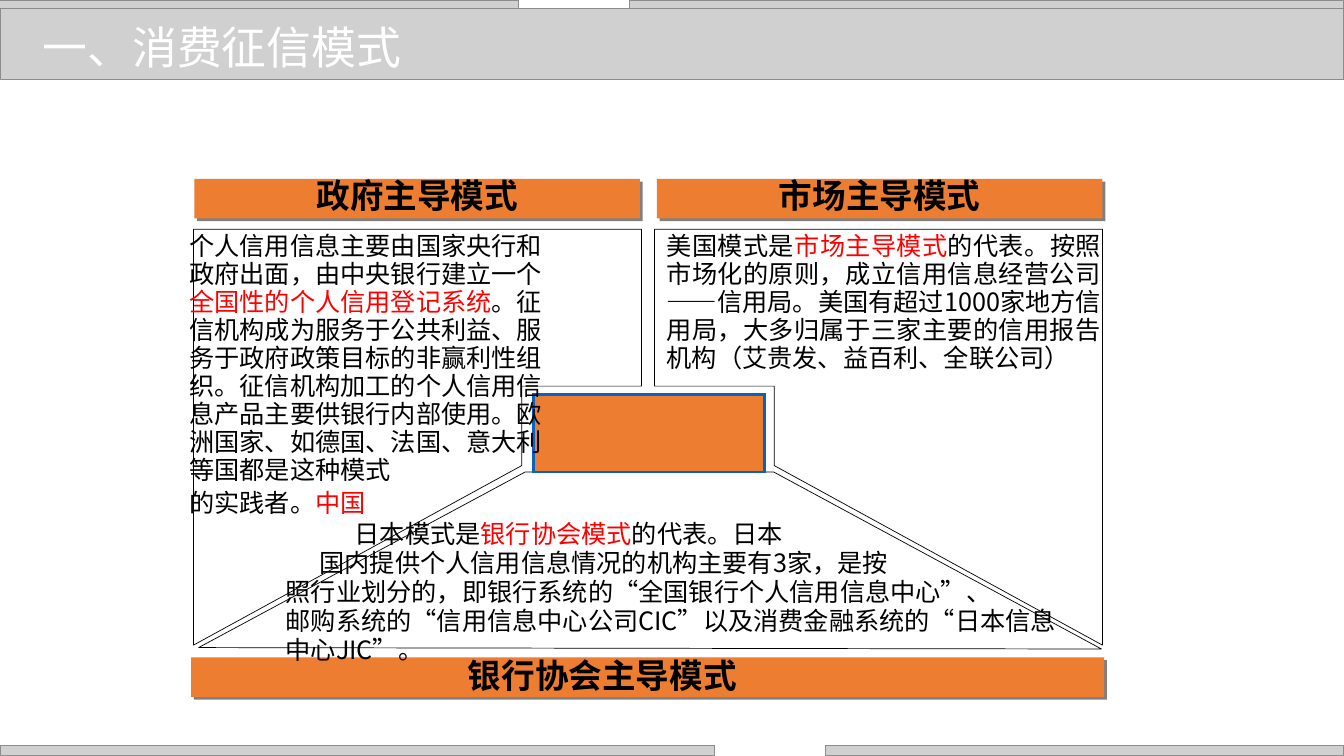
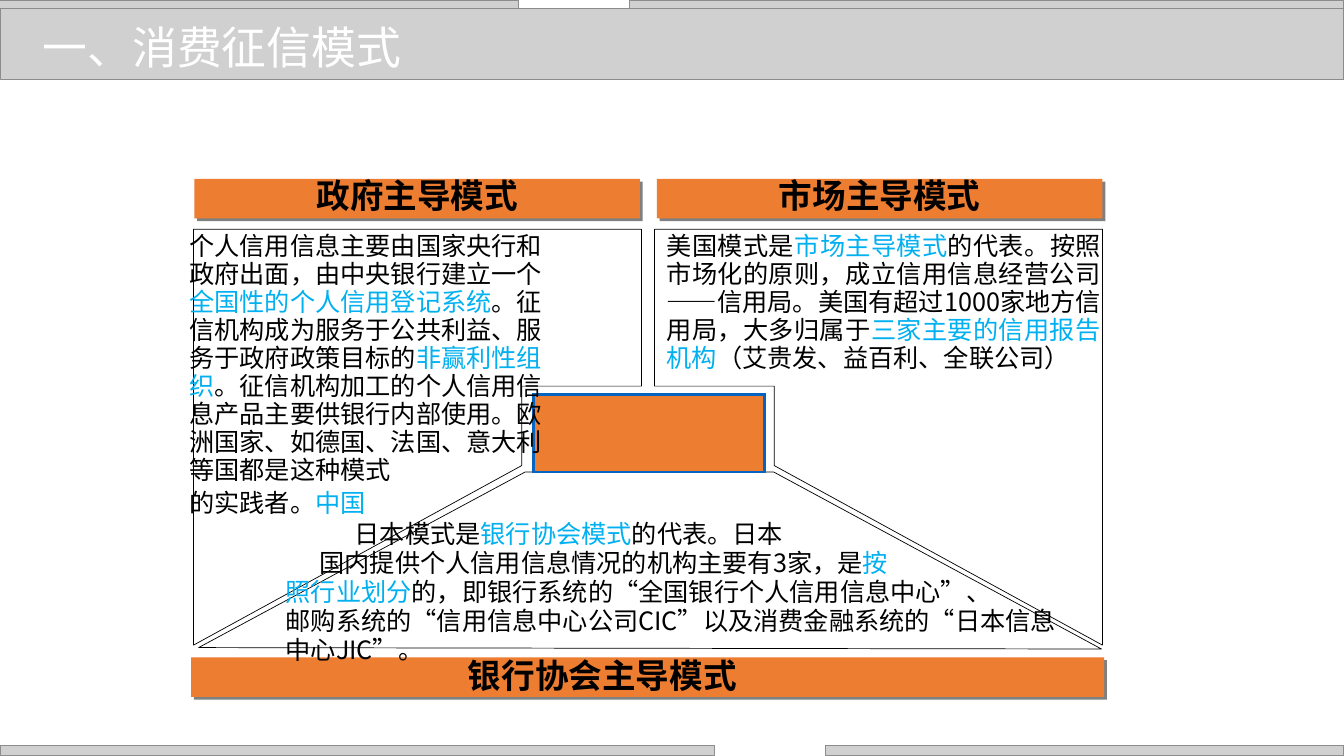
Before and after one commit to zhangjianzhang/internet_credit, a slide deck: slide 4 of files/slides/lecture_16.pptx. Drawn at 1344x756 pixels with LibreOffice and Linux fonts; fonts in the diff are those of the drawing; grey boxes stand for pictures; background and template pictures are left out. Boxes give left, top, right and bottom in pixels: in the first picture for what was removed or moved away, otherwise in the second. Text is boxed around its words. In the diff, an @@ line names an element or a change of style, - is before the commit and + after.

```diff
--- a/files/slides/lecture_16.pptx
+++ b/files/slides/lecture_16.pptx
@@ text "个人信用信息主要由国家央行和政府出面，由中央银行建立一个全国性的个人信用登记系统。征信机构成为服务于公共利益、服务于政府 ..." at (189,229,542,519): text colour #FF0000 to #00B0F0 in "个人信用信息主要由国家央行和政府出面，由中央银行建立一个全国性的个人信用登记系统。征信机构成为服务于公共利益、服务于政府 ...", "的实践者。中国"; text colour #000000 to #00B0F0 in "个人信用信息主要由国家央行和政府出面，由中央银行建立一个全国性的个人信用登记系统。征信机构成为服务于公共利益、服务于政府 ..." @@
@@ text "美国模式是市场主导模式的代表。按照市场化的原则，成立信用信息经营公司——信用局。美国有超过1000家地方信用局，大多归属 ..." at (667,229,1101,370): text colour #FF0000 to #00B0F0, text colour #000000 to #00B0F0 in "美国模式是市场主导模式的代表。按照市场化的原则，成立信用信息经营公司——信用局。美国有超过1000家地方信用局，大多归属 ..." @@
@@ text at (286,517,992,604): text colour #FF0000 to #00B0F0 in "日本模式是银行协会模式的代表。日本"; text colour #000000 to #00B0F0 in "国内提供个人信用信息情况的机构主要有3家，是按", "照行业划分的，即银行系统的“全国银行个人信用信息中心”、" @@
```
Also in this commit, not shown: 27 other slides changed, 10 other files.
